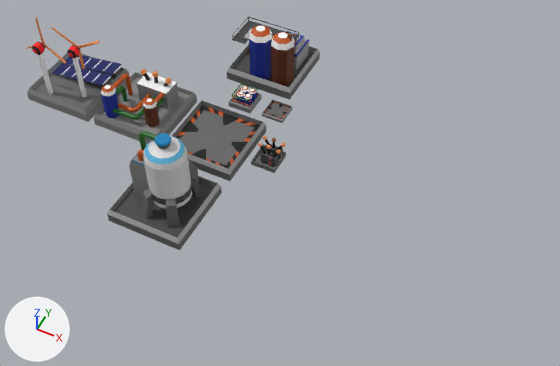
One commit to the Blender file WIP/MainBuildings.blend: the scene before it, then after it.
Rendered twice from a 50 mm lens placed at (24.0, -36.5, 43.5), pointed at (6.4, -1.3, -0.5). Every picture has the same lights, and +X, +Y and +Z are marked at lower left.

The scene before the commit, as lines of its bpy script (objects in view):
```python
me_cube = bpy.data.meshes.new('Cube')
me_cube.from_pydata(...)  # 641 vertices, 611 faces; spans x -3.0..3.0, y -3.0..3.0, z -0.37..4.96
me_cube.materials.append(mat_material_001)  # picture img_pallette_png
me_cube_001 = bpy.data.meshes.new('Cube.001')
me_cube_001.from_pydata(...)  # 624 vertices, 548 faces; spans x -1.0..1.23, y -1.0..1.0, z -0.06..2.04
me_cube_001.materials.append(mat_material_001)  # picture img_pallette_png
me_cube_003 = bpy.data.meshes.new('Cube.003')
me_cube_003.from_pydata(...)  # 100 vertices, 62 faces; spans x -3.0..3.0, y -3.0..3.0, z -0.37..0.79
me_cube_003.materials.append(mat_material_001)  # picture img_pallette_png
ob_batteries = bpy.data.objects.new('Batteries', me_cube_001)
ob_batteries.location = (4.76, 0.0, 0.0)
ob_placementlarge = bpy.data.objects.new('PlacementLarge', me_cube_003)
ob_placementlarge.location = (0.0, 0.0, 0.0)
ob_waterrecycler = bpy.data.objects.new('WaterRecycler', me_cube)
ob_waterrecycler.location = (0.0, 10.26, 0.0)
# also in view: 'WaterStorage' at (0.0, 5.0, 0.6); 'OxyRecycler' at (0.0, -7.3, 3.3); 'SolarElectricityproduction' at (-13.2, 0.4, 3.7); 'GeothermicElectricityProduction' at (-6.7, 0.4, 1.4)
```
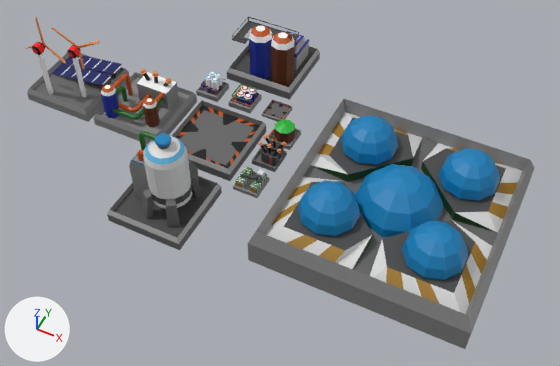
Boxes (x1, y1, x2, y2) around the edits, measured in the pictures (560 x 366 px):
'Farms/Habs', added: after (248, 99, 534, 349)
'Batteries', moved: before (251, 136, 286, 173); after (252, 135, 287, 172)
'FoodStorage', added: after (233, 167, 269, 198)
'OxygenStorage', added: after (196, 71, 229, 102)
'ShitStorage', added: after (268, 120, 301, 150)

Patch to the scene script:
```diff
--- a/WIP/MainBuildings.blend.py
+++ b/WIP/MainBuildings.blend.py
@@ img_pallette_png_010 @@
+img_pallette_png_010 = load_image('Pallette.png.010', 'Pallette.png', 8, 4, 'sRGB')
@@ img_pallette_png_009 @@
+img_pallette_png_009 = load_image('Pallette.png.009', 'Pallette.png', 8, 4, 'sRGB')
@@ img_pallette_png_008 @@
+img_pallette_png_008 = load_image('Pallette.png.008', 'Pallette.png', 8, 4, 'sRGB')
@@ img_pallette_png_007 @@
+img_pallette_png_007 = load_image('Pallette.png.007', 'Pallette.png', 8, 4, 'sRGB')
@@ mat_material_010 @@
+mat_material_010 = principled_material('Material.010')
+mat_material_010.texture = img_pallette_png_010
@@ mat_material_009 @@
+mat_material_009 = principled_material('Material.009')
+mat_material_009.texture = img_pallette_png_009
@@ mat_material_008 @@
+mat_material_008 = principled_material('Material.008')
+mat_material_008.texture = img_pallette_png_008
@@ mat_material_007 @@
+mat_material_007 = principled_material('Material.007')
+mat_material_007.texture = img_pallette_png_007
@@ me_cube_011 @@
+me_cube_011.from_pydata(...)  # 836 vertices, 731 faces; spans x -1.0..1.0, y -1.0..1.0, z -0.08..1.7
+me_cube_011.materials.append(mat_material_010)  # picture img_pallette_png_010
@@ me_cube_010 @@
+me_cube_010.from_pydata(...)  # 426 vertices, 421 faces; spans x -1.0..1.0, y -1.0..1.0, z -0.06..1.52
+me_cube_010.materials.append(mat_material_009)  # picture img_pallette_png_009
@@ me_cube_009 @@
+me_cube_009.from_pydata(...)  # 604 vertices, 561 faces; spans x -1.0..1.0, y -1.0..1.0, z -0.06..1.22
+me_cube_009.materials.append(mat_material_008)  # picture img_pallette_png_008
@@ me_sphère @@
+me_sphère.from_pydata(...)  # 329 vertices, 291 faces, 8 loose edges; spans x -1.1..15.0, y -7.3..8.8, z -3.6..1.6
+me_sphère.materials.append(mat_material_007)  # picture img_pallette_png_007
@@ ob_batteries @@
 ob_batteries = bpy.data.objects.new('Batteries', me_cube_001)
-ob_batteries.location = (4.76, 0.0, 0.0)
+ob_batteries.location = (4.76, 0.1, 0.0)
@@ ob_oxygenstorage @@
+ob_oxygenstorage = bpy.data.objects.new('OxygenStorage', me_cube_011)
+ob_oxygenstorage.location = (-3.07, 5.01, 0.0)
@@ ob_shitstorage @@
+ob_shitstorage = bpy.data.objects.new('ShitStorage', me_cube_010)
+ob_shitstorage.location = (4.76, 2.71, 0.0)
@@ ob_foodstorage @@
+ob_foodstorage = bpy.data.objects.new('FoodStorage', me_cube_009)
+ob_foodstorage.location = (4.76, -2.82, 0.0)
@@ ob_farms_habs @@
+ob_farms_habs = bpy.data.objects.new('Farms/Habs', me_sphère)
+ob_farms_habs.location = (8.34, -0.8, 1.91)
```
